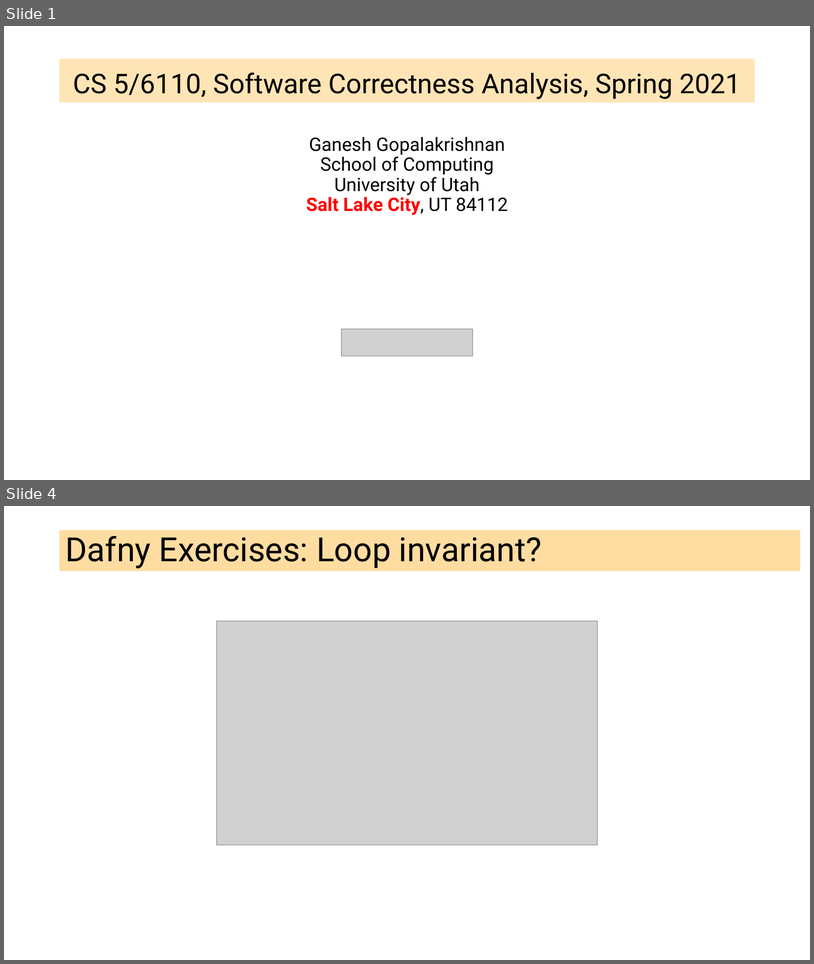
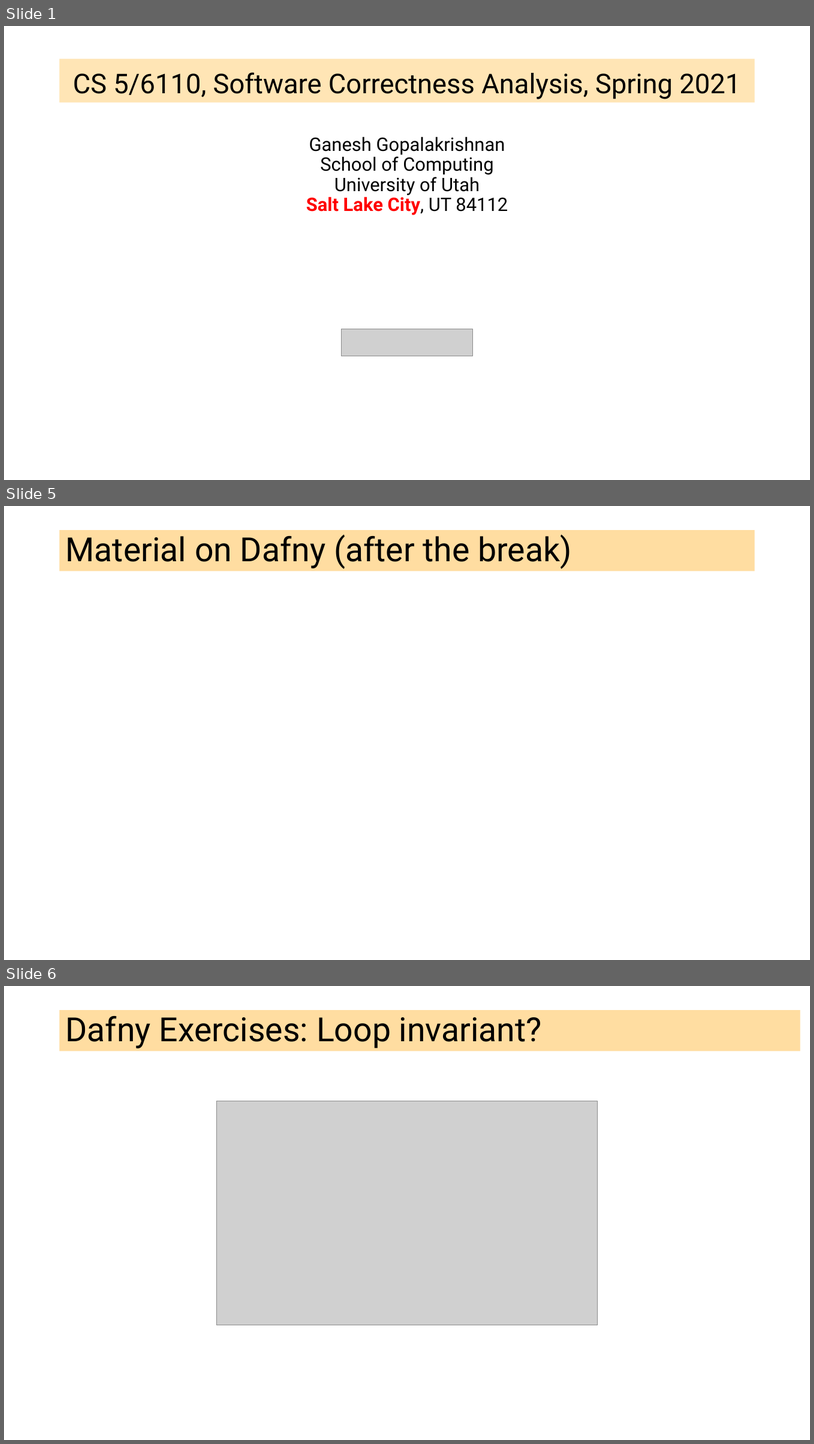
Before and after one commit to ganeshutah/cs6110s22, a slide deck: Lec16/Lec16.pptx. Shown one above the other, each under a label of ours: slides 1 and 4 before the commit, slides 1, 5 and 6 after it; the slides between them are not shown. The pictures are 814x964 and 814x1444 pixels, drawn with LibreOffice and Linux fonts; fonts in the diff are those of the drawing; grey boxes stand for pictures. Boxes give left, top, right and bottom in pixels: in the first picture for what was removed or moved away, otherwise in the second. Text is boxed around its words. In the diff, an @@ line names an element or a change of style, - is before the commit and + after.

```diff
--- a/Lec16/Lec16.pptx
+++ b/Lec16/Lec16.pptx
@@ slide 5 added at [4,506,810,960], background #FFFFFF @@
@@ title added at [60,530,755,571], fill #FFBD47 at 51% opacity, 39.6 pt, text #000000 @@
+Material on Dafny (after the break)
@@ what was slide 4 is now slide 6 @@
```
Also in this commit, not shown: 3 other slides added, 2 slides removed, 1 other file.
